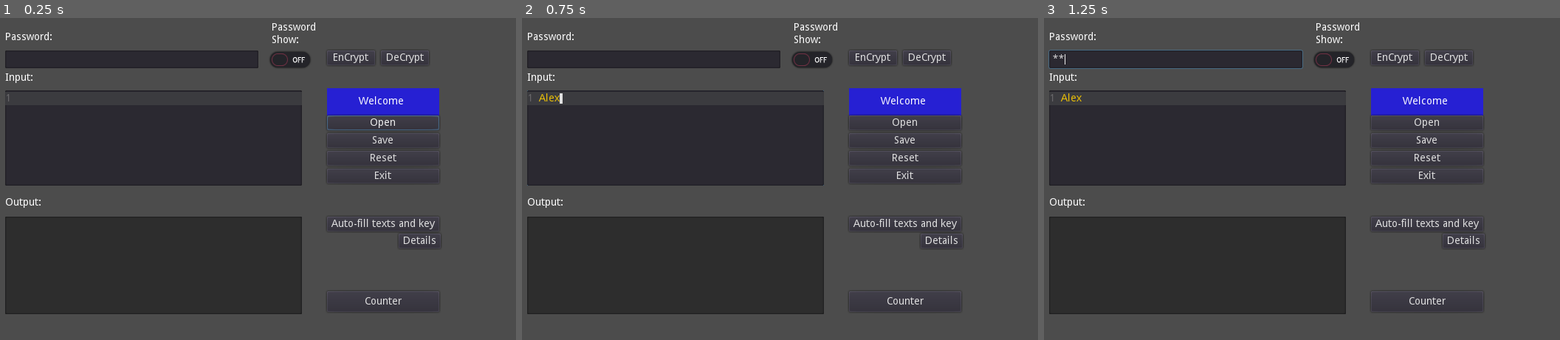
Above: before the commit, frames 1-3 (left to right).
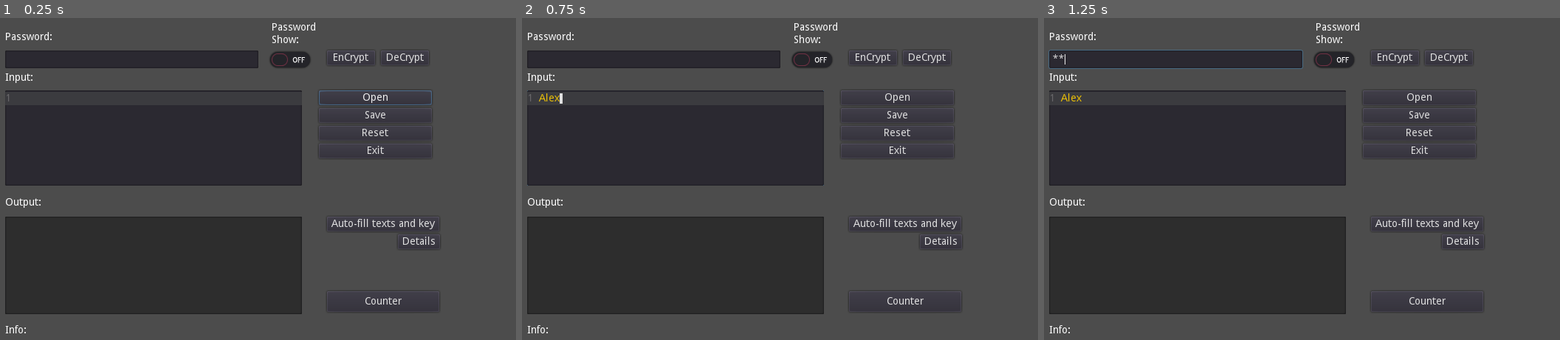
Above: after the commit, the same moments.

Repository: GizehFire/SimLuth
Game: Godot game, scene res://myDialoge.tscn
Same seed, same stepped clock (60 frames per second), same inputs: the game is played once before the commit and once after it.
Inputs (mouse positions are in pixels of both pictures, inside the frame that each line leads up to):
- Up to frame 1 (0.25 s): no input
- Up to frame 2 (0.75 s): click (676, 137) at 0.52 s; type "Alex" at 0.6 s
- Up to frame 3 (1.25 s): click (1178, 59) at 0.75 s; type "12" at 0.83 s

The runs differ from the first frame. In frame 1, 2.7% of the frame differs, in the area x 1-86%, y 21-98%; in frame 2, 2.6%; in frame 3, 2.6%.

Commit message:
Version 11

Diff:
--- a/myDialoge.gd
+++ b/myDialoge.gd
@@ -1,7 +1,7 @@
 extends Control
 
-onready var OpenButton = $InfoBox/VBoxContainer/OpenButton
-onready var MSG_Text = $InfoBox/InfoMSG
+onready var OpenButton = $VBoxContainer/OpenButton
+onready var MSG_Text = $InfoLabelMSG/Info
 
 onready var SpinKasten: SpinBox = $DetailsDialog/HSlider/SpinBox
 onready var Regler: HSlider = $DetailsDialog/HSlider
@@ -17,7 +17,7 @@
 
 func _ready():
 
-	OpenButton.grab_focus()
+	$VBoxContainer/OpenButton.grab_focus()
 
 	# Bestimmte Datei Erweiterung (.txt) voreinstellen.
 
--- a/myDialoge.tscn
+++ b/myDialoge.tscn
@@ -1,61 +1,11 @@
-[gd_scene load_steps=3 format=2]
+[gd_scene load_steps=2 format=2]
 
 [ext_resource path="res://myDialoge.gd" type="Script" id=1]
-
-[sub_resource type="StyleBoxFlat" id=1]
-bg_color = Color( 0.152941, 0.129412, 0.831373, 1 )
 
 [node name="Control" type="Control"]
 margin_right = 800.0
 margin_bottom = 600.0
 script = ExtResource( 1 )
-
-[node name="InfoBox" type="Panel" parent="."]
-anchor_left = 0.5
-anchor_top = 1.0
-anchor_right = 0.533
-anchor_bottom = 1.0
-margin_left = 124.0
-margin_top = -388.0
-margin_right = 249.6
-margin_bottom = -351.0
-custom_styles/panel = SubResource( 1 )
-
-[node name="InfoMSG" type="Label" parent="InfoBox"]
-margin_left = 43.0
-margin_top = 11.0
-margin_right = 104.0
-margin_bottom = 25.0
-text = "Welcome"
-
-[node name="VBoxContainer" type="VBoxContainer" parent="InfoBox"]
-anchor_right = 1.0
-anchor_bottom = 1.0
-margin_top = 37.0
-margin_bottom = 92.0
-
-[node name="OpenButton" type="Button" parent="InfoBox/VBoxContainer"]
-margin_right = 152.0
-margin_bottom = 20.0
-text = "Open"
-
-[node name="SaveButton" type="Button" parent="InfoBox/VBoxContainer"]
-margin_top = 24.0
-margin_right = 152.0
-margin_bottom = 44.0
-text = "Save"
-
-[node name="ResetButton" type="Button" parent="InfoBox/VBoxContainer"]
-margin_top = 48.0
-margin_right = 152.0
-margin_bottom = 68.0
-text = "Reset"
-
-[node name="ExitButton" type="Button" parent="InfoBox/VBoxContainer"]
-margin_top = 72.0
-margin_right = 152.0
-margin_bottom = 92.0
-text = "Exit"
 
 [node name="InputText" type="TextEdit" parent="."]
 margin_left = 88.0
@@ -104,13 +54,6 @@
 margin_right = 152.0
 margin_bottom = 205.0
 text = "Input:"
-
-[node name="InfoResultat" type="Label" parent="."]
-margin_left = 88.0
-margin_top = 360.0
-margin_right = 152.0
-margin_bottom = 374.0
-text = "Output:"
 
 [node name="DeCryptButton" type="Button" parent="."]
 margin_left = 597.0
@@ -233,16 +176,62 @@
 text = "Okay"
 
 [node name="DetailsButton" type="Button" parent="."]
-margin_left = 621.0
-margin_top = 409.0
-margin_right = 678.0
-margin_bottom = 429.0
+margin_left = 620.0
+margin_top = 410.0
+margin_right = 677.0
+margin_bottom = 430.0
 text = "Details"
 
-[connection signal="pressed" from="InfoBox/VBoxContainer/OpenButton" to="." method="_on_OpenButton_pressed"]
-[connection signal="pressed" from="InfoBox/VBoxContainer/SaveButton" to="." method="_on_SaveButton_pressed"]
-[connection signal="pressed" from="InfoBox/VBoxContainer/ResetButton" to="." method="_on_ResetButton_pressed"]
-[connection signal="pressed" from="InfoBox/VBoxContainer/ExitButton" to="." method="_on_ExitButton_pressed"]
+[node name="VBoxContainer" type="VBoxContainer" parent="."]
+anchor_right = 1.0
+anchor_bottom = 1.0
+margin_left = 513.0
+margin_top = 215.0
+margin_right = -134.0
+margin_bottom = -293.0
+
+[node name="OpenButton" type="Button" parent="VBoxContainer"]
+margin_right = 153.0
+margin_bottom = 20.0
+text = "Open"
+
+[node name="SaveButton" type="Button" parent="VBoxContainer"]
+margin_top = 24.0
+margin_right = 153.0
+margin_bottom = 44.0
+text = "Save"
+
+[node name="ResetButton" type="Button" parent="VBoxContainer"]
+margin_top = 48.0
+margin_right = 153.0
+margin_bottom = 68.0
+text = "Reset"
+
+[node name="ExitButton" type="Button" parent="VBoxContainer"]
+margin_top = 72.0
+margin_right = 153.0
+margin_bottom = 92.0
+text = "Exit"
+
+[node name="InfoResultat" type="Label" parent="."]
+margin_left = 88.0
+margin_top = 360.0
+margin_right = 152.0
+margin_bottom = 374.0
+text = "Output:"
+
+[node name="InfoLabelMSG" type="Label" parent="."]
+margin_left = 88.0
+margin_top = 533.0
+margin_right = 128.0
+margin_bottom = 547.0
+text = "Info:"
+
+[node name="Info" type="Label" parent="InfoLabelMSG"]
+margin_left = 40.0
+margin_right = 402.0
+margin_bottom = 14.0
+
 [connection signal="file_selected" from="SaveDialog" to="." method="_on_SaveDialog_file_selected"]
 [connection signal="file_selected" from="OpenDialog" to="." method="_on_OpenDialog_file_selected"]
 [connection signal="pressed" from="EnCryptButton" to="." method="_on_EnCryptButton_pressed"]
@@ -253,3 +242,7 @@
 [connection signal="value_changed" from="DetailsDialog/HSlider/SpinBox" to="." method="_on_SpinBox_value_changed"]
 [connection signal="pressed" from="DetailsDialog/Button" to="." method="_on_Button_pressed"]
 [connection signal="pressed" from="DetailsButton" to="." method="_on_DetailsButton_pressed"]
+[connection signal="pressed" from="VBoxContainer/OpenButton" to="." method="_on_OpenButton_pressed"]
+[connection signal="pressed" from="VBoxContainer/SaveButton" to="." method="_on_SaveButton_pressed"]
+[connection signal="pressed" from="VBoxContainer/ResetButton" to="." method="_on_ResetButton_pressed"]
+[connection signal="pressed" from="VBoxContainer/ExitButton" to="." method="_on_ExitButton_pressed"]
--- a/test.gd
+++ /dev/null
@@ -1,67 +0,0 @@
-extends Control
-
-# This script demonstrates how to alter StyleBoxes at runtime.
-# Custom theme item properties aren't considered Object properties per se.
-# This means that you should use `add_stylebox_override("normal", ...)`
-# instead of `set("custom_styles/normal", ...)`.
-
-onready var label = $VBoxContainer/Label
-onready var button = $VBoxContainer/Button
-onready var button2 = $VBoxContainer/Button2
-onready var reset_all_button = $VBoxContainer/ResetAllButton
-# Save the label color so it can be reset.
-onready var default_label_color = label.get_color("font_color")
-
-func _ready():
-	# Focus the first button automatically for keyboard/controller-friendly navigation.
-	button.grab_focus()
-
-
-func _on_button_pressed():
-	# We have to modify the normal, hover and pressed styleboxes all at once
-	# to get a correct appearance when the button is hovered or pressed.
-	# We can't use a single StyleBox for all of them as these have different
-	# background colors.
-	var new_stylebox_normal = button.get_stylebox("normal").duplicate()
-	new_stylebox_normal.border_color = Color(1, 1, 0)
-	var new_stylebox_hover = button.get_stylebox("hover").duplicate()
-	new_stylebox_hover.border_color = Color(1, 1, 0)
-	var new_stylebox_pressed = button.get_stylebox("pressed").duplicate()
-	new_stylebox_pressed.border_color = Color(1, 1, 0)
-
-	button.add_stylebox_override("normal", new_stylebox_normal)
-	button.add_stylebox_override("hover", new_stylebox_hover)
-	button.add_stylebox_override("pressed", new_stylebox_pressed)
-
-	label.add_color_override("font_color", Color(1, 1, 0.5))
-
-
-func _on_button2_pressed():
-	var new_stylebox_normal = button2.get_stylebox("normal").duplicate()
-	new_stylebox_normal.border_color = Color(0, 1, 0.5)
-	var new_stylebox_hover = button2.get_stylebox("hover").duplicate()
-	new_stylebox_hover.border_color = Color(0, 1, 0.5)
-	var new_stylebox_pressed = button2.get_stylebox("pressed").duplicate()
-	new_stylebox_pressed.border_color = Color(0, 1, 0.5)
-
-	button2.add_stylebox_override("normal", new_stylebox_normal)
-	button2.add_stylebox_override("hover", new_stylebox_hover)
-	button2.add_stylebox_override("pressed", new_stylebox_pressed)
-
-	label.add_color_override("font_color", Color(0.5, 1, 0.75))
-
-
-func _on_reset_all_button_pressed():
-	# Resetting a theme override is done by setting the property to:
-	# - `null` for fonts, icons, styleboxes, and shaders.
-	# - `0` for constants.
-	# - Colors must be reset manually by adding the previous color value as an override.
-	button.add_stylebox_override("normal", null)
-	button.add_stylebox_override("hover", null)
-	button.add_stylebox_override("pressed", null)
-
-	button2.add_stylebox_override("normal", null)
-	button2.add_stylebox_override("hover", null)
-	button2.add_stylebox_override("pressed", null)
-
-	label.add_color_override("font_color", default_label_color)
